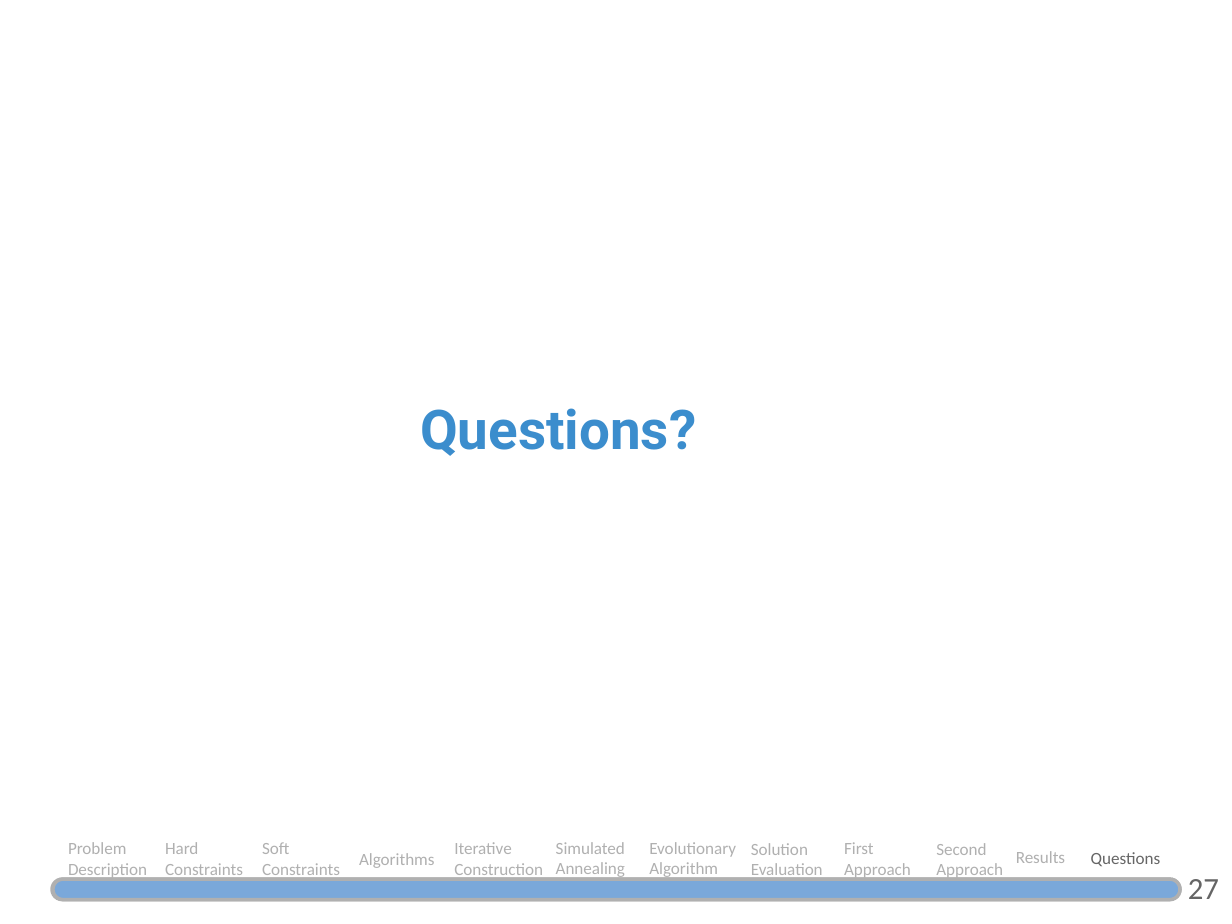
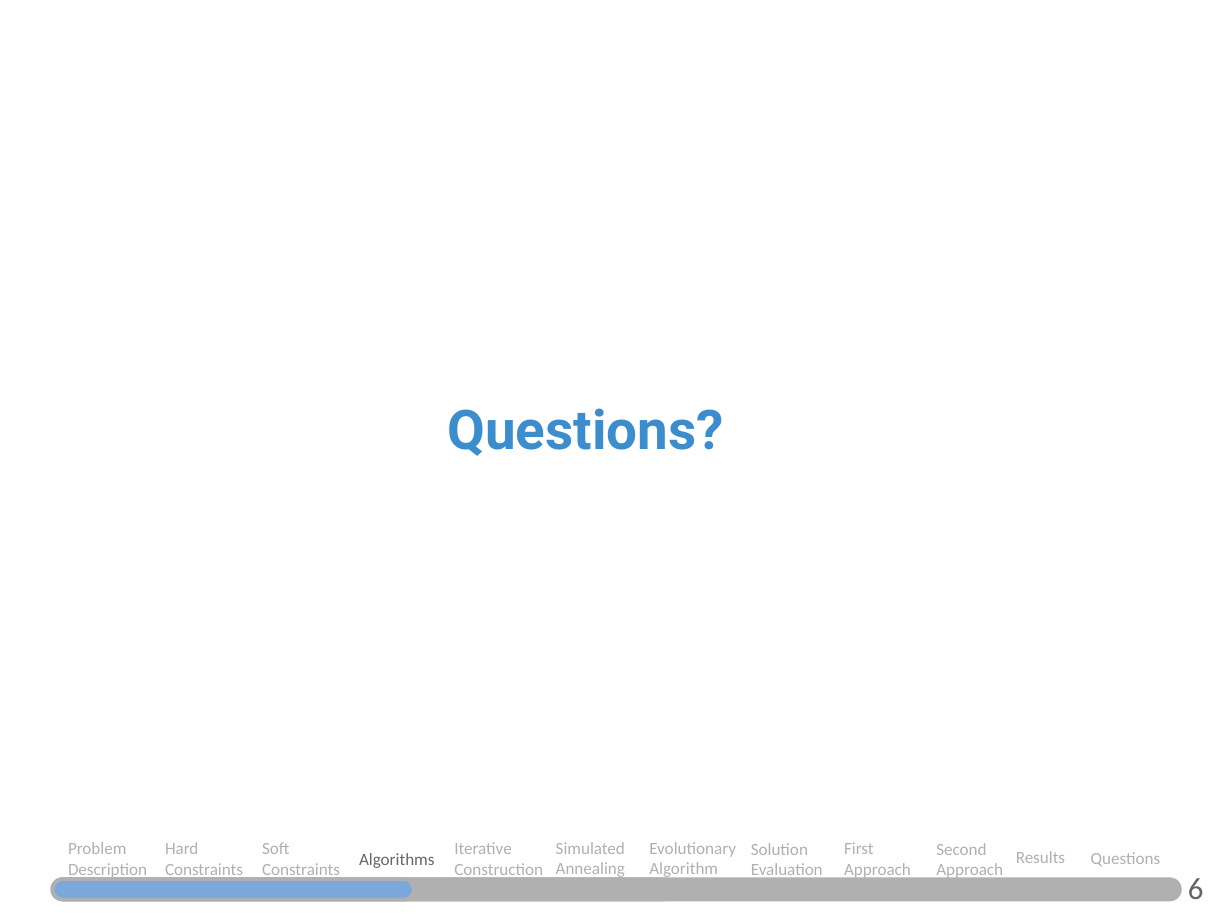
Before and after one commit to JosePedroMarques/DMMarket, a slide deck: slide 15 of SSIM-Intermediate.pptx (slide 32 before the commit). Drawn at 1232x924 pixels with LibreOffice and Linux fonts; fonts in the diff are those of the drawing. Boxes give left, top, right and bottom in pixels: in the first picture for what was removed or moved away, otherwise in the second. Text is boxed around its words. In the diff, an @@ line names an element or a change of style, - is before the commit and + after.

```diff
--- a/SSIM-Intermediate.pptx
+++ b/SSIM-Intermediate.pptx
@@ text "Questions?": place and size @@
-text "Questions?" at (420,408,696,456)
+text "Questions?" at (447,408,723,456)
@@ text "Algorithms" at (359,853,435,868): text colour #B0B0B0 to #666666 @@
@@ text "Questions" at (1091,852,1160,866): text colour #666666 to #B0B0B0 @@
@@ rounded rectangle: place and size @@
-rounded rectangle at (53,880,1180,901)
+rounded rectangle at (53,880,674,901)
@@ rounded rectangle added at (53,880,414,901), fill #7AA8DA, outline #B0B0B0 2 pt @@
@@ text removed at (1188,879,1219,899) @@
-27
@@ text added at (1188,878,1204,899), 18 pt, text #656565 @@
+6
```
Also in this commit, not shown: 5 other slides changed, 17 slides removed, 5 other files.
